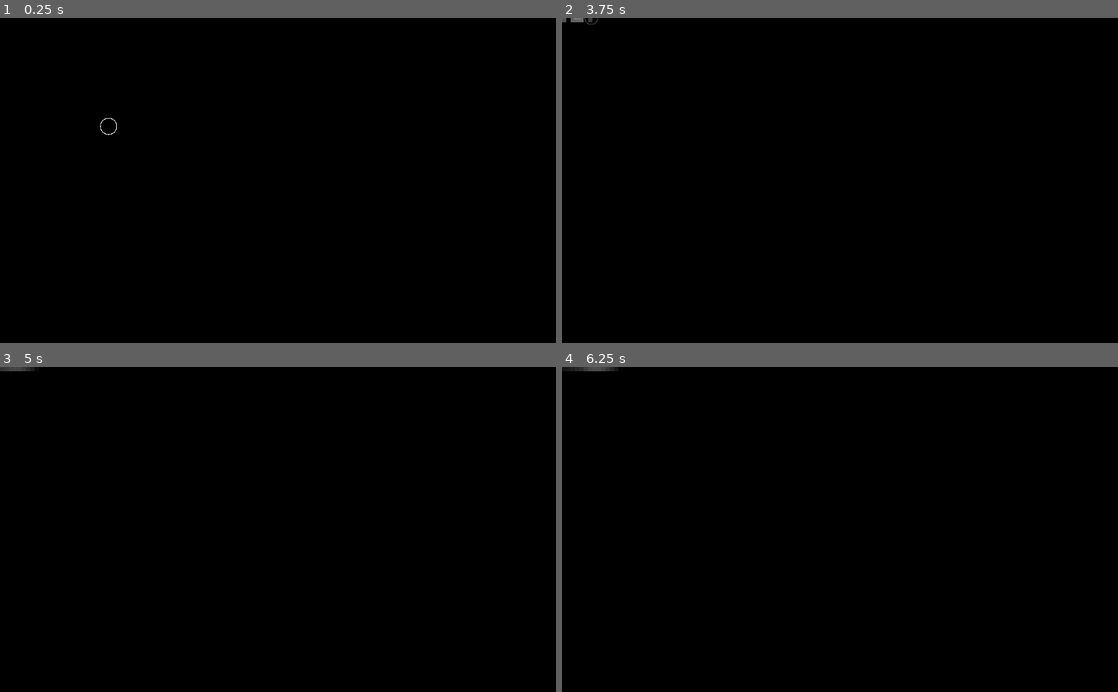
Above: before the commit, frames 1-4 (two rows, left to right).
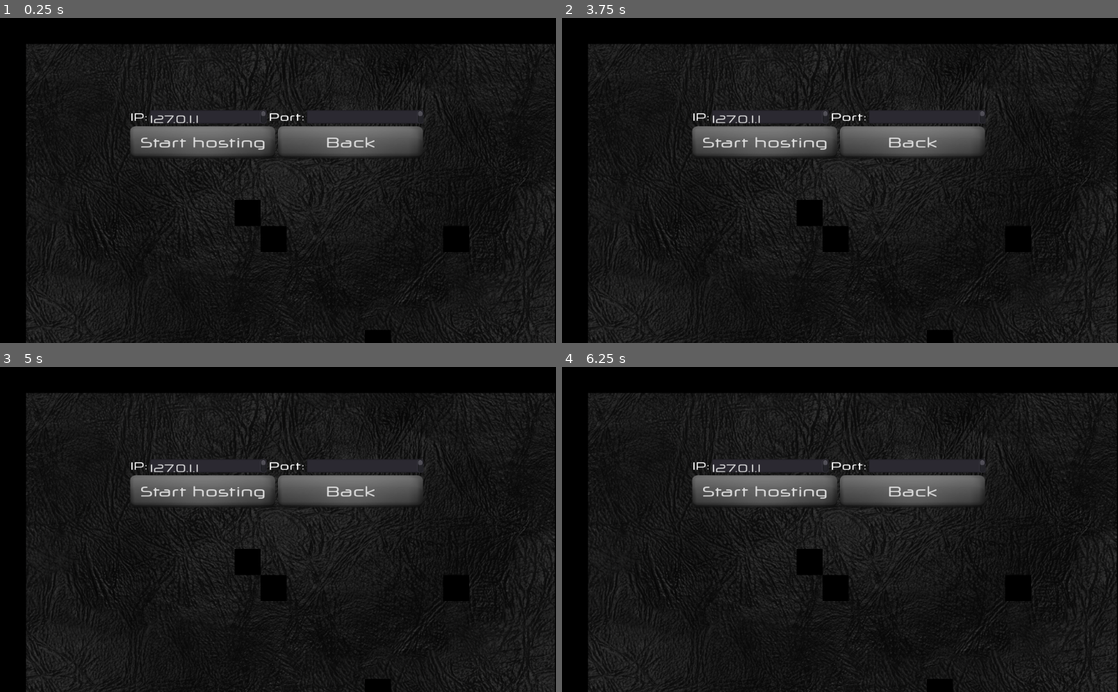
Above: after the commit, the same moments.

Repository: vodpox/ggj2018
Game: Godot game, scene res://Scenes/Main.tscn
Two runs of this game, one before a commit and one after it. Both use one fixed random seed, a clock stepped at 60 frames per second and the inputs below. The engine's default icon, where the game draws it, is replaced by a stand-in: a white triangle on a blue panel in a dark square.
Inputs (mouse positions are in pixels of both pictures, inside the frame that each line leads up to):
- Up to frame 1 (0.25 s): no input
- Up to frame 2 (3.75 s): click (767, 141) at 0.5 s, where only the run after the commit has a clickable "Start hosting"; click (912, 141) at 1.25 s, where only the run after the commit has a clickable "Back"; click (767, 128) at 2 s, where only the run after the commit has a clickable "Host a server"; tap Enter at 2.75 s; move the mouse to (962, 164) at 2.77 s; press the mouse at (962, 164) at 2.78 s; hold Right (ui_right) 2.78-3.53 s; tap Space at 3.5 s; move the mouse to (728, 196) at 3.52 s; release the mouse at (728, 196) at 3.53 s; hold Down (ui_down) from 3.53 s (still down); click (728, 196) at 3.6 s
- Up to frame 3 (5 s): move the mouse to (333, 458) at 4.27 s; release Down (ui_down) at 4.28 s; press the mouse at (333, 458) at 4.28 s; hold Right (ui_right) from 4.28 s (still down)
- Up to frame 4 (6.25 s): tap Enter at 5 s; move the mouse to (812, 594) at 5.02 s; release Right (ui_right) at 5.03 s; release the mouse at (812, 594) at 5.03 s; hold Up (ui_up) 5.03-5.78 s; click (812, 594) at 5.1 s; move the mouse to (1006, 578) at 5.77 s; press the mouse at (1006, 578) at 5.78 s; hold Left (ui_left) from 5.78 s (still down)

The runs differ from the first frame. In frame 1, 35% of the frame differs, in the area x 4-100%, y 7-100%; in frame 2, 35%; in frame 3, 35%; in frame 4, 35%, in the area x 0-100%, y 0-100%.
Error after the commit: Parse Error: The function signature doesn't match the parent. Parent signature is: "void disconnect(String, Object, String)". (res://Scenes/Lobby.gd:21)

Commit message:
Last work on networking

Diff:
--- a/Scenes/Lobby.gd
+++ b/Scenes/Lobby.gd
@@ -1,4 +1,34 @@
 extends Node
+
+export (PackedScene) var gameScene
+export (PackedScene) var player
+var otherPlayerID
+var myID
+
+
+func createServer(port):
+	var peer = NetworkedMultiplayerENet.new()
+	peer.create_server(330, 1)
+	get_tree().set_network_peer(peer)
+
+
+func joinServer(ip, port):
+	var peer = NetworkedMultiplayerENet.new()
+	peer.create_client(ip, port)
+	get_tree().set_network_peer(peer)
+
+
+sync func disconnect(disconnectingID):
+
+	if disconnectingID == otherPlayerID:
+		#show error
+		pass
+	else:
+		#go to menu
+		pass
+
+	get_tree().set_network_peer(null) # TODO: check if this function is still called on peer after this
+	print("disconnected")
 
 
 func _ready():
@@ -10,14 +40,33 @@
 
 
 func _player_connected(id):
+	myID = get_tree().get_network_unique_id()
+	otherPlayerID = id
 
-	if get_tree().get_network_unique_id() == 1:
-		pass
+	#TODO: load level + pause, wait for ok from guest, unpause
+
+	#game scene
+	var gameInstance = load(gameScene).instance()
+	get_node("/root").add_child(gameInstance)
+
+	#player
+	var my_player = load(player).instance() # pass true
+	my_player.set_name(str(myID))
+	my_player.set_network_master(myID) # Will be explained later
+	get_node("/root/gameScene").add_child(my_player)
+
+	#other player
+	var otherPlayer = load(player).instance() # pass false
+	otherPlayer.set_name(str(otherPlayerID))
+	get_node("/root/gameScene").add_child(player)
+
+	#get_tree().set_pause(true)
+	print("connected")
 
 
 
 func _player_disconnected(id):
-	player_info.erase(id) # Erase player from info
+	pass
 
 
 func _connected_ok():
--- a/Scenes/Lobby.tscn
+++ b/Scenes/Lobby.tscn
@@ -5,3 +5,5 @@
 [node name="Lobby" type="Node" index="0"]
 
 script = ExtResource( 1 )
+gameScene = null
+player = null
--- a/Scenes/Main.tscn
+++ b/Scenes/Main.tscn
@@ -1,15 +1,24 @@
-[gd_scene load_steps=4 format=2]
+[gd_scene load_steps=6 format=2]
 
-[ext_resource path="res://Scenes/Player.tscn" type="PackedScene" id=1]
-[ext_resource path="res://Scenes/SoundWave.tscn" type="PackedScene" id=2]
-[ext_resource path="res://Scenes/Map.tscn" type="PackedScene" id=3]
+[ext_resource path="res://Scenes/Start screen.tscn" type="PackedScene" id=1]
+[ext_resource path="res://Scenes/Lobby.tscn" type="PackedScene" id=2]
+[ext_resource path="res://Scenes/Player.tscn" type="PackedScene" id=3]
+[ext_resource path="res://Scenes/SoundWave.tscn" type="PackedScene" id=4]
+[ext_resource path="res://Scenes/Map.tscn" type="PackedScene" id=5]
 
-[node name="Main" type="Node" index="0"]
+[node name="Main" type="Node"]
 
-[node name="Player" parent="." index="0" instance=ExtResource( 1 )]
+[node name="Start screen" parent="." index="0" instance=ExtResource( 1 )]
 
+[node name="Lobby" parent="." index="1" instance=ExtResource( 2 )]
+
+[node name="Player" parent="." index="2" instance=ExtResource( 3 )]
+
+visible = false
 _sections_unfolded = [ "Collision", "Z Index", "collision" ]
 
-[node name="SoundWave" parent="." index="1" instance=ExtResource( 2 )]
+[node name="SoundWave" parent="." index="3" instance=ExtResource( 4 )]
 
-[node name="Node" parent="." index="2" instance=ExtResource( 3 )]
+visible = false
+
+[node name="Node" parent="." index="4" instance=ExtResource( 5 )]
--- a/Scenes/Player.gd
+++ b/Scenes/Player.gd
@@ -9,6 +9,11 @@
 var health
 var isReloaded = true
 var velocity = Vector2()
+var isMine
+
+
+func _init(mine):
+	isMine = mine
 
 
 func _ready():
--- a/Scenes/Start screen.gd
+++ b/Scenes/Start screen.gd
@@ -6,7 +6,8 @@
 
 func _ready():
 	var localIp = IP.get_local_addresses()
-	$HostContainer/HBoxContainer/LbIPHost.text = localIp[3]
+	#$HostContainer/HBoxContainer/LbIPHost.text = localIp[3]
+	$HostContainer/HBoxContainer/LbIPHost.text = "127.0.1.1"
 	$SettingsContainer/CheckBox.pressed=true
 
 #func _process(delta):
@@ -58,6 +59,8 @@
 	$StartScreenMusicTimer.stop()
 	#Start hosting a game
 	#Go to game scene
+	print("start server")
+	get_node("../Lobby").createServer(int(get_node("HostContainer/HBoxContainer/LbIPHost").text))
 
 
 func _on_BtnSearchGame_pressed():
@@ -65,6 +68,9 @@
 	$StartScreenMusicTimer.stop()
 	#Start searching for a game
 	#Go to game scene
+	print("start guest")
+	#print()
+	get_node("../Lobby").joinServer(get_node("FindContainer/HBoxContainer/TEIPSearch").text, int(get_node("FindContainer/HBoxContainer/TEIPSearch").text))
 
 
 func _on_BtnSettings_pressed():
--- a/Scenes/Start screen.tscn
+++ b/Scenes/Start screen.tscn
@@ -349,7 +349,7 @@
 font_data = ExtResource( 7 )
 _sections_unfolded = [ "Font", "Settings" ]
 
-[node name="Start screen" type="Control"]
+[node name="Start screen" type="Control" index="0"]
 
 anchor_left = 0.5
 anchor_top = 0.5
@@ -391,6 +391,7 @@
 [node name="StartButtonContainer" type="VBoxContainer" parent="." index="3"]
 
 editor/display_folded = true
+visible = false
 anchor_left = 0.5
 anchor_top = 0.5
 anchor_right = 0.5
@@ -625,8 +626,6 @@
 
 [node name="HostContainer" type="VBoxContainer" parent="." index="5"]
 
-editor/display_folded = true
-visible = false
 anchor_left = 0.0
 anchor_top = 0.0
 anchor_right = 0.0
@@ -679,7 +678,7 @@
 max_lines_visible = -1
 _sections_unfolded = [ "Size Flags" ]
 
-[node name="LbIPHost" type="Label" parent="HostContainer/HBoxContainer" index="1"]
+[node name="LbIPHost" type="TextEdit" parent="HostContainer/HBoxContainer" index="1"]
 
 anchor_left = 0.0
 anchor_top = 0.0
@@ -694,9 +693,22 @@
 size_flags_horizontal = 3
 size_flags_vertical = 3
 custom_fonts/font = SubResource( 16 )
-percent_visible = 1.0
-lines_skipped = 0
-max_lines_visible = -1
+text = ""
+readonly = false
+highlight_current_line = false
+syntax_highlighting = false
+show_line_numbers = false
+highlight_all_occurrences = false
+override_selected_font_color = false
+context_menu_enabled = true
+smooth_scrolling = false
+v_scroll_speed = 80.0
+hiding_enabled = 0
+wrap_lines = false
+caret_block_mode = false
+caret_blink = false
+caret_blink_speed = 0.65
+caret_moving_by_right_click = true
 _sections_unfolded = [ "custom_fonts" ]
 
 [node name="Label2" type="Label" parent="HostContainer/HBoxContainer" index="2"]
@@ -757,6 +769,7 @@
 
 [node name="HBoxContainer2" type="HBoxContainer" parent="HostContainer" index="1"]
 
+editor/display_folded = true
 anchor_left = 0.0
 anchor_top = 0.0
 anchor_right = 0.0
@@ -1038,6 +1051,7 @@
 
 [node name="SettingsContainer" type="VBoxContainer" parent="." index="7"]
 
+editor/display_folded = true
 visible = false
 anchor_left = 0.0
 anchor_top = 0.0
@@ -1108,6 +1122,7 @@
 
 [node name="CreditsContainer" type="VBoxContainer" parent="." index="8"]
 
+editor/display_folded = true
 visible = false
 anchor_left = 0.0
 anchor_top = 0.0
Not shown, added: export_presets.cfg
